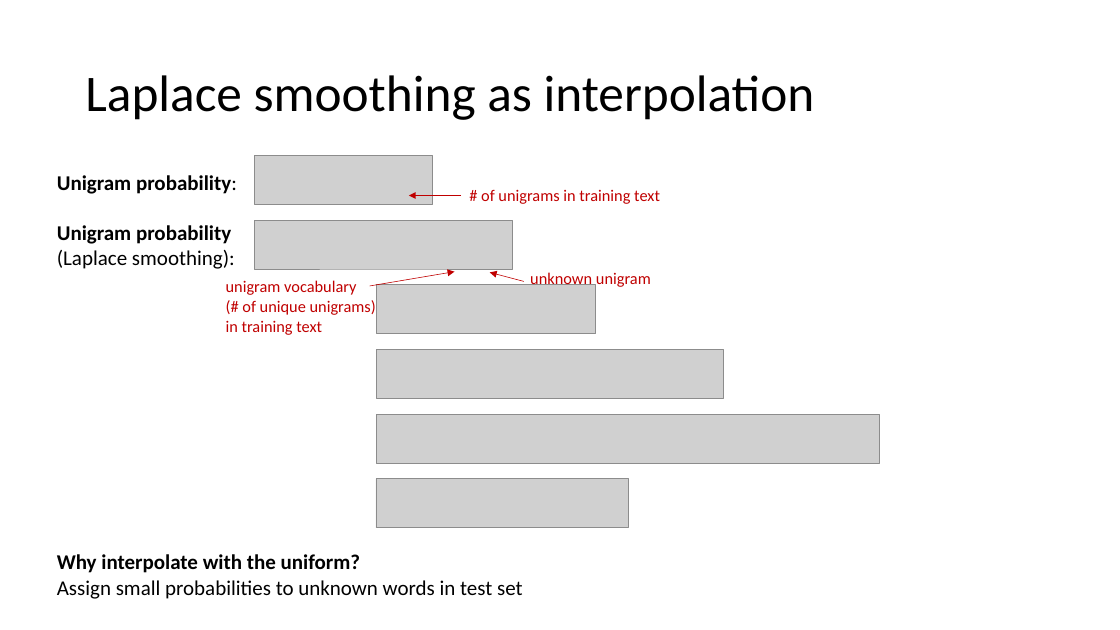
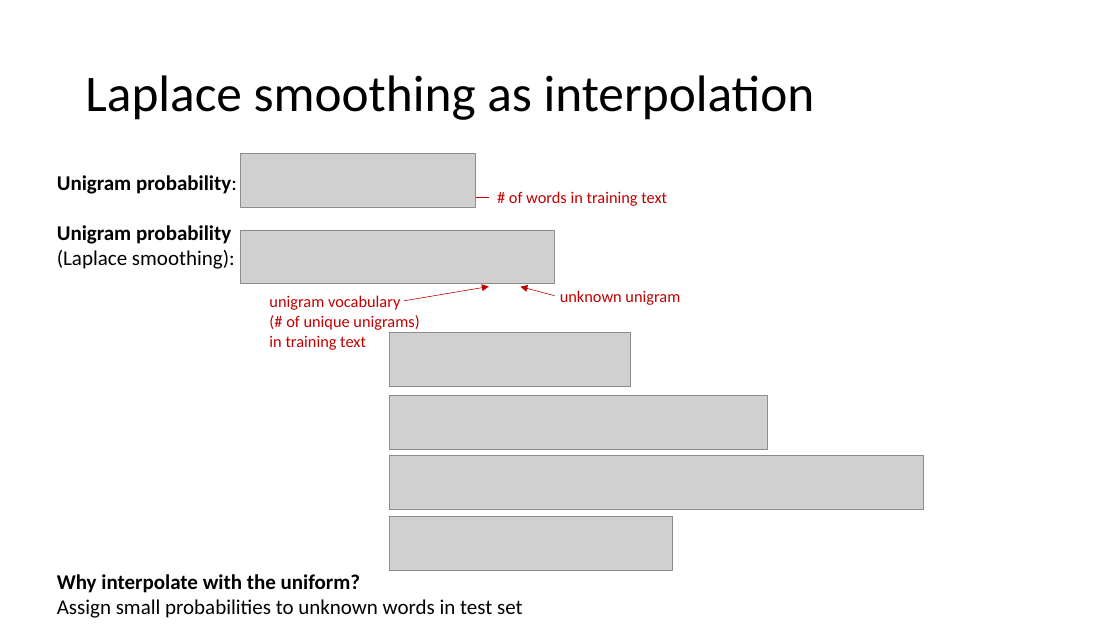
Before and after one commit to khanhnguyendata/ngram, a slide deck: slide 3 of ngram_model_khanh.pptx. Drawn at 1120x630 pixels with LibreOffice and Linux fonts; fonts in the diff are those of the drawing; grey boxes stand for pictures. Boxes give left, top, right and bottom in pixels: in the first picture for what was removed or moved away, otherwise in the second. Text is boxed around its words. In the diff, an @@ line names an element or a change of style, - is before the commit and + after.

```diff
--- a/ngram_model_khanh.pptx
+++ b/ngram_model_khanh.pptx
@@ picture: place and size @@
-picture at (255, 155, 432, 204)
+picture at (241, 154, 476, 208)
@@ arrow moved from (461, 196) - (409, 196) to (489, 197) - (437, 197) @@
@@ text at (509, 191, 667, 206): text changed @@
-# of unigrams in training text
+# of words in training text
@@ picture: place and size @@
-picture at (255, 220, 513, 269)
+picture at (241, 230, 555, 284)
@@ text "unigram vocabulary (# of unique ...": place and size @@
-text "unigram vocabulary (# of unique ..." at (226, 280, 376, 335)
+text "unigram vocabulary (# of unique ..." at (269, 295, 419, 350)
@@ picture removed at (376, 285, 596, 334) @@
@@ arrow moved from (370, 286) - (455, 271) to (404, 301) - (489, 287) @@
@@ arrow moved from (524, 281) - (490, 272) to (555, 296) - (521, 287) @@
@@ text "unknown unigram": place and size @@
-text "unknown unigram" at (530, 271, 651, 287)
+text "unknown unigram" at (560, 290, 680, 305)
@@ picture removed at (376, 350, 723, 398) @@
@@ picture added at (389, 333, 631, 386) @@
@@ picture removed at (376, 414, 880, 463) @@
@@ picture added at (389, 396, 767, 450) @@
@@ picture removed at (376, 479, 628, 528) @@
@@ picture added at (389, 456, 923, 510) @@
@@ picture added at (389, 517, 673, 571) @@
@@ text "Why interpolate with the uniform?": place and size @@
-text "Why interpolate with the uniform?" at (57, 554, 523, 599)
+text "Why interpolate with the uniform?" at (57, 574, 523, 618)
```
Also in this commit, not shown: 11 other slides changed, 1 slide removed, 2 other files.
